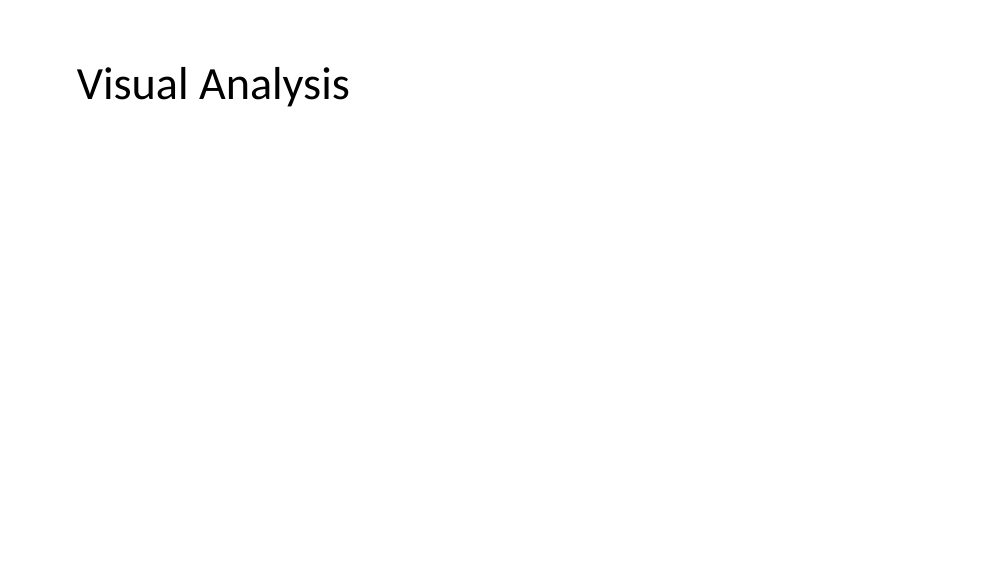
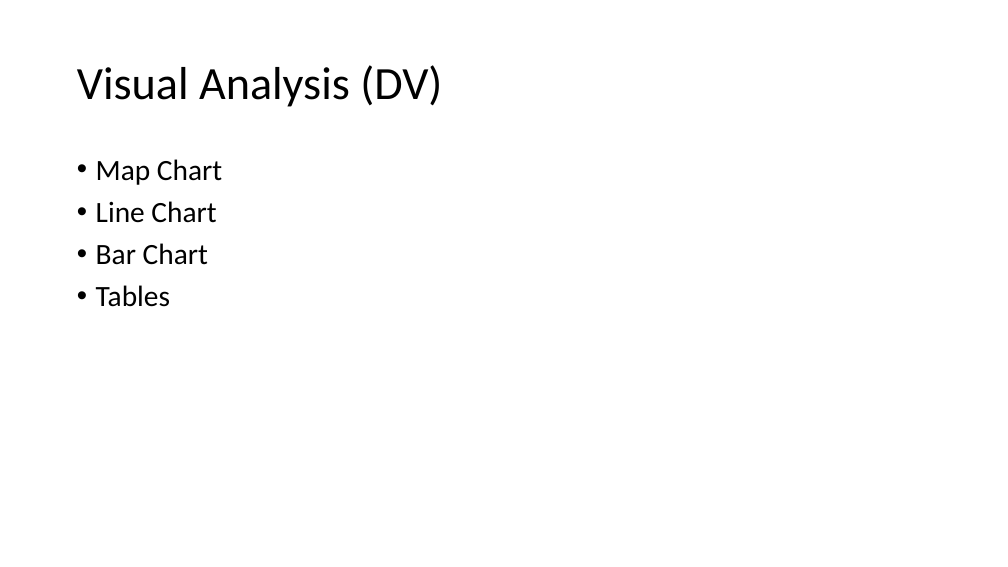
Before and after one commit to dustinak80/Information-Visualization, a slide deck: slide 7 of Project/Project Proposal.pptx. Drawn at 1008x567 pixels with LibreOffice and Linux fonts; fonts in the diff are those of the drawing. Boxes give left, top, right and bottom in pixels: in the first picture for what was removed or moved away, otherwise in the second. Text is boxed around its words. In the diff, an @@ line names an element or a change of style, - is before the commit and + after.

```diff
--- a/Project/Project Proposal.pptx
+++ b/Project/Project Proposal.pptx
@@ title at (77,65,442,107): text changed @@
-Visual Analysis
+Visual Analysis (DV)
@@ text added at (96,159,222,307), 28 pt, text #000000 @@
+• Map Chart
+• Line Chart
+• Bar Chart
+• Tables
```
Also in this commit, not shown: 6 other slides changed.
